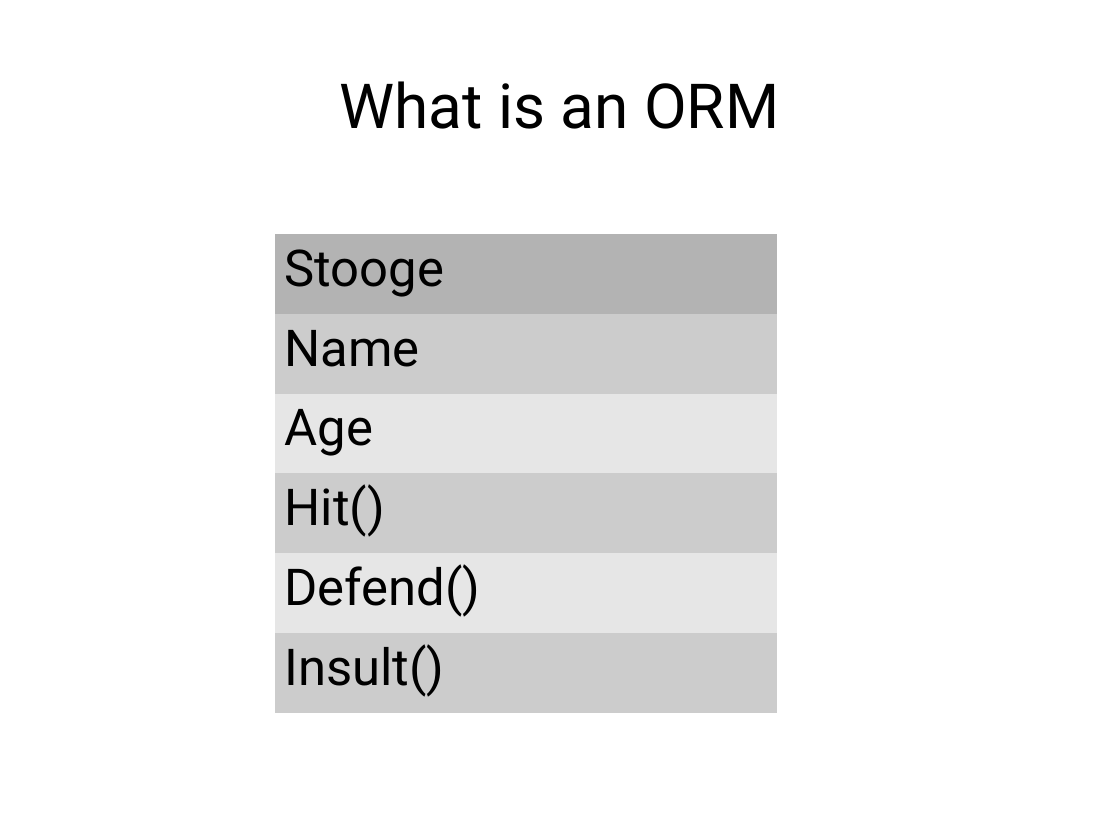
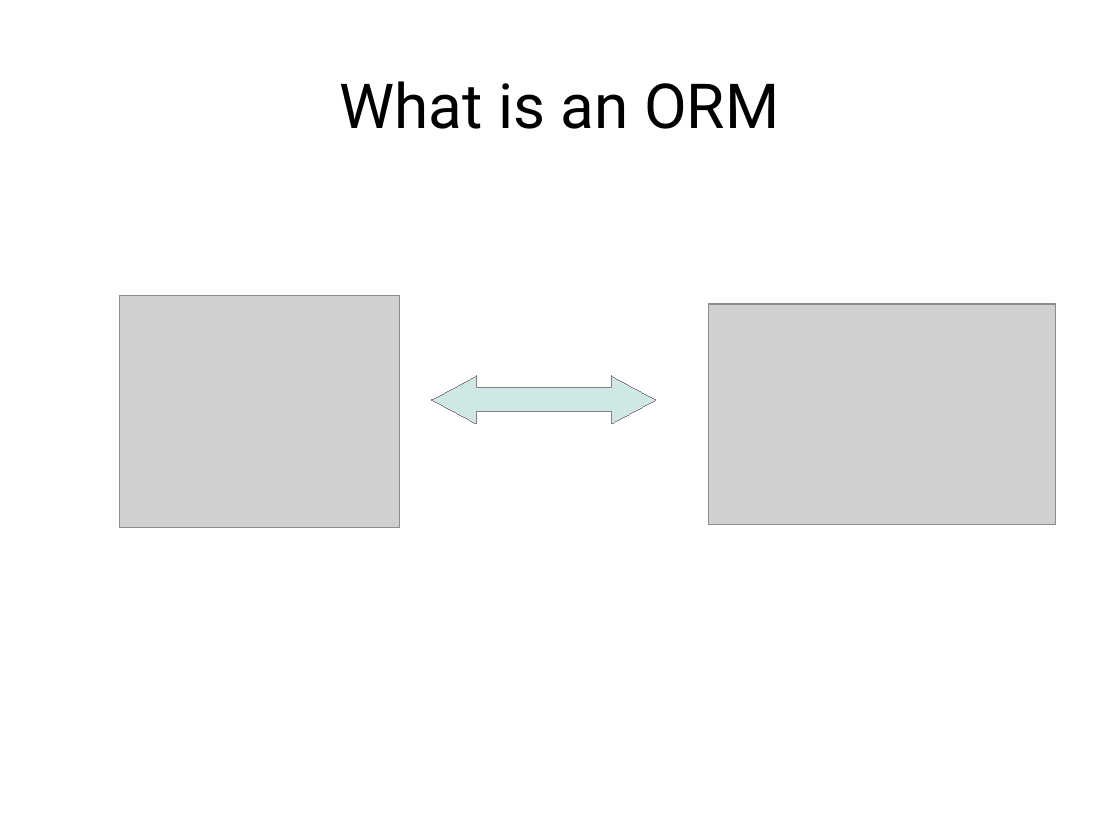
Before and after one commit to erezschatz/Presentation, a slide deck: slide 3 of dbix-class.odp (slide 4 before the commit). Drawn at 1120x840 pixels with LibreOffice and Linux fonts; fonts in the diff are those of the drawing; grey boxes stand for pictures. Boxes give left, top, right and bottom in pixels: in the first picture for what was removed or moved away, otherwise in the second. Text is boxed around its words. In the diff, an @@ line names an element or a change of style, - is before the commit and + after.

```diff
--- a/dbix-class.odp
+++ b/dbix-class.odp
@@ table removed at [274, 235, 777, 707], 6 rows, 1 columns @@
-Stooge
-Name
-Age
-Hit()
-Defend()
-Insult()
@@ picture added at [120, 296, 400, 527] @@
@@ picture added at [708, 304, 1056, 524] @@
@@ left right arrow added at [432, 376, 656, 424], fill #CFE7E5, outline #808080 0 pt @@
```
Also in this commit, not shown: 3 other slides changed, 6 slides added, 2 slides removed, 1 other file.
